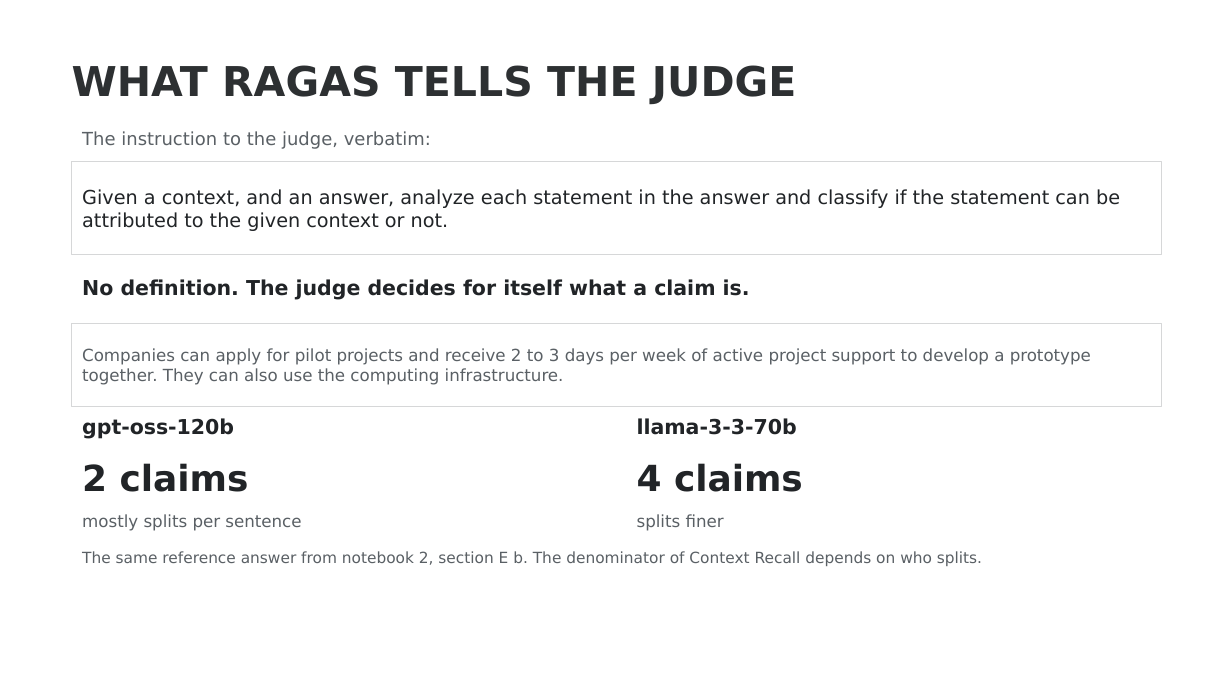
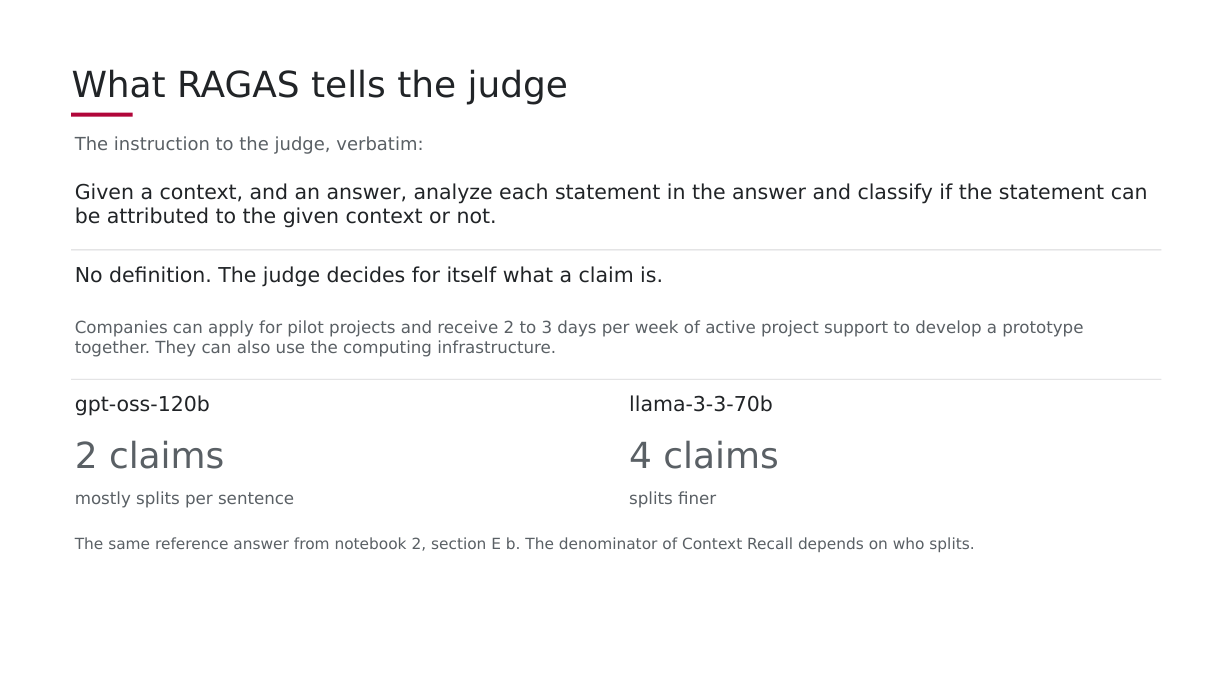
Before and after one commit to aihpi/workshop-rag, a slide deck: slide 8 of slides/src/rag_iii_claims_english.pptx. Drawn at 1232x693 pixels with LibreOffice and Linux fonts; fonts in the diff are those of the drawing; background and template pictures are left out. Boxes give left, top, right and bottom in pixels: in the first picture for what was removed or moved away, otherwise in the second. Text is boxed around its words. In the diff, an @@ line names an element or a change of style, - is before the commit and + after.

```diff
--- a/slides/src/rag_iii_claims_english.pptx
+++ b/slides/src/rag_iii_claims_english.pptx
@@ title at bbox=[72, 69, 568, 105]: text changed; size 32 to 28 pt; text colour #2D3032 to #212427; bold off @@
-WHAT RAGAS TELLS THE JUDGE
+What RAGAS tells the judge
@@ rectangle added at bbox=[71, 113, 133, 116], fill #B1063A @@
@@ text "The instruction to the judge, ...": place and size @@
-text "The instruction to the judge, ..." at bbox=[82, 131, 431, 149]
+text "The instruction to the judge, ..." at bbox=[75, 136, 423, 154]
@@ text "Given a context, and an ...": place and size @@
-text "Given a context, and an ..." at bbox=[71, 162, 1162, 254]
+text "Given a context, and an ..." at bbox=[75, 183, 1148, 228]
@@ text "Given a context, and an ..." at bbox=[75, 183, 1148, 228]: size 15 to 16 pt; outline #D6D7D8 0.75 pt to none @@
@@ text "No definition. The judge decides ...": place and size @@
-text "No definition. The judge decides ..." at bbox=[82, 279, 750, 300]
+text "No definition. The judge decides ..." at bbox=[75, 266, 663, 287]
@@ rectangle added at bbox=[71, 250, 1162, 250], fill #D6D7D8 @@
@@ text "Companies can apply for pilot ...": place and size @@
-text "Companies can apply for pilot ..." at bbox=[71, 323, 1162, 407]
+text "Companies can apply for pilot ..." at bbox=[75, 320, 1083, 357]
@@ text "Companies can apply for pilot ..." at bbox=[75, 320, 1083, 357]: outline #D6D7D8 0.75 pt to none @@
@@ rectangle added at bbox=[71, 379, 1162, 380], fill #D6D7D8 @@
@@ bold off in 3 elements at bbox=[75, 266, 663, 287], bbox=[75, 395, 210, 416], bbox=[629, 395, 773, 412] @@
@@ text "2 claims": place and size @@
-text "2 claims" at bbox=[82, 463, 249, 492]
+text "2 claims" at bbox=[75, 440, 224, 469]
@@ text "2 claims" at bbox=[75, 440, 224, 469]: text colour #212427 to #5A6065, bold off @@
@@ text "4 claims" at bbox=[629, 440, 778, 469]: text colour #212427 to #5A6065, bold off @@
@@ text "4 claims": place and size @@
-text "4 claims" at bbox=[637, 463, 803, 492]
+text "4 claims" at bbox=[629, 440, 778, 469]
@@ 4 texts: place and size @@
-4 texts at bbox=[82, 418, 797, 531]
+4 texts at bbox=[75, 395, 773, 508]
@@ text "The same reference answer from ...": place and size @@
-text "The same reference answer from ..." at bbox=[82, 551, 982, 566]
+text "The same reference answer from ..." at bbox=[75, 537, 974, 552]
```
Also in this commit, not shown: 2 other slides changed, 5 slides added, 5 slides removed, 8 other files.
